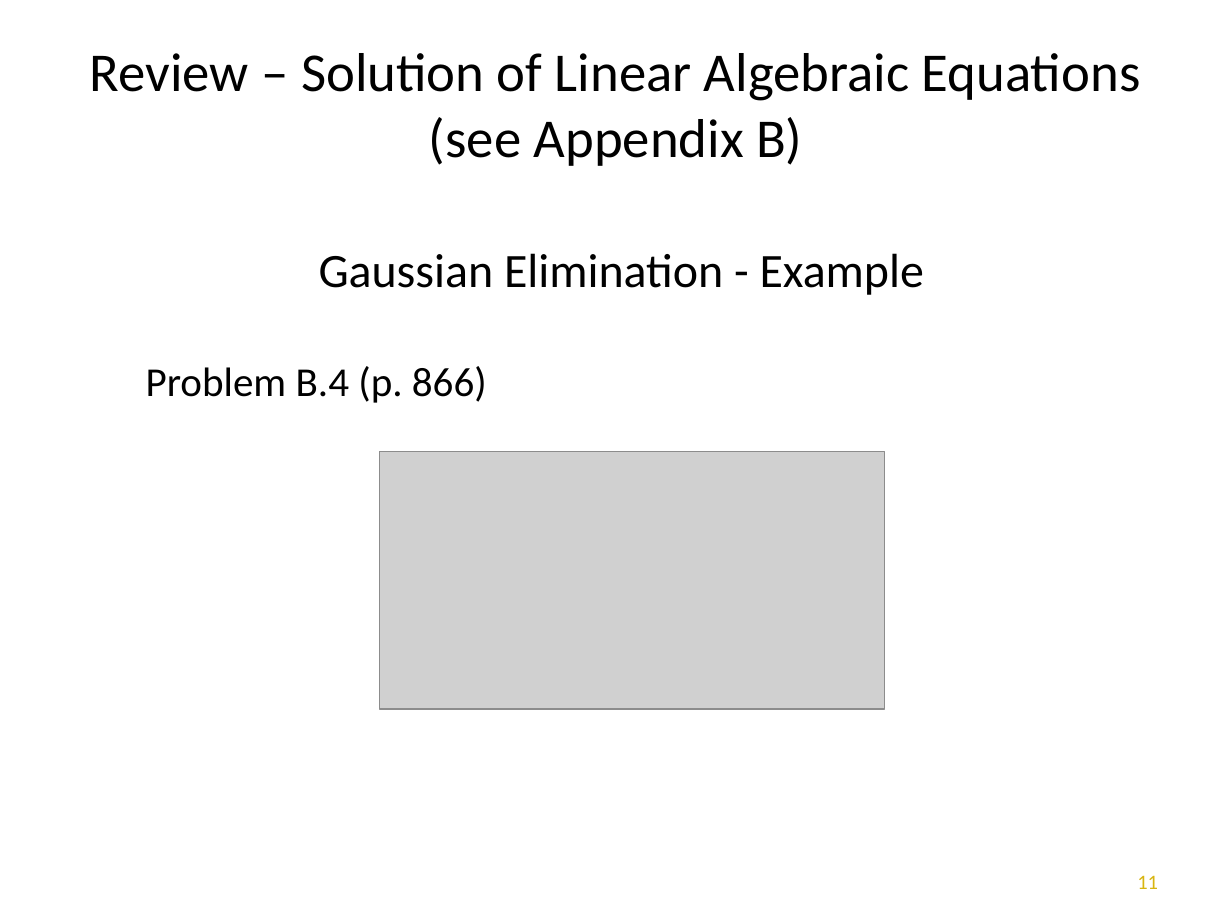
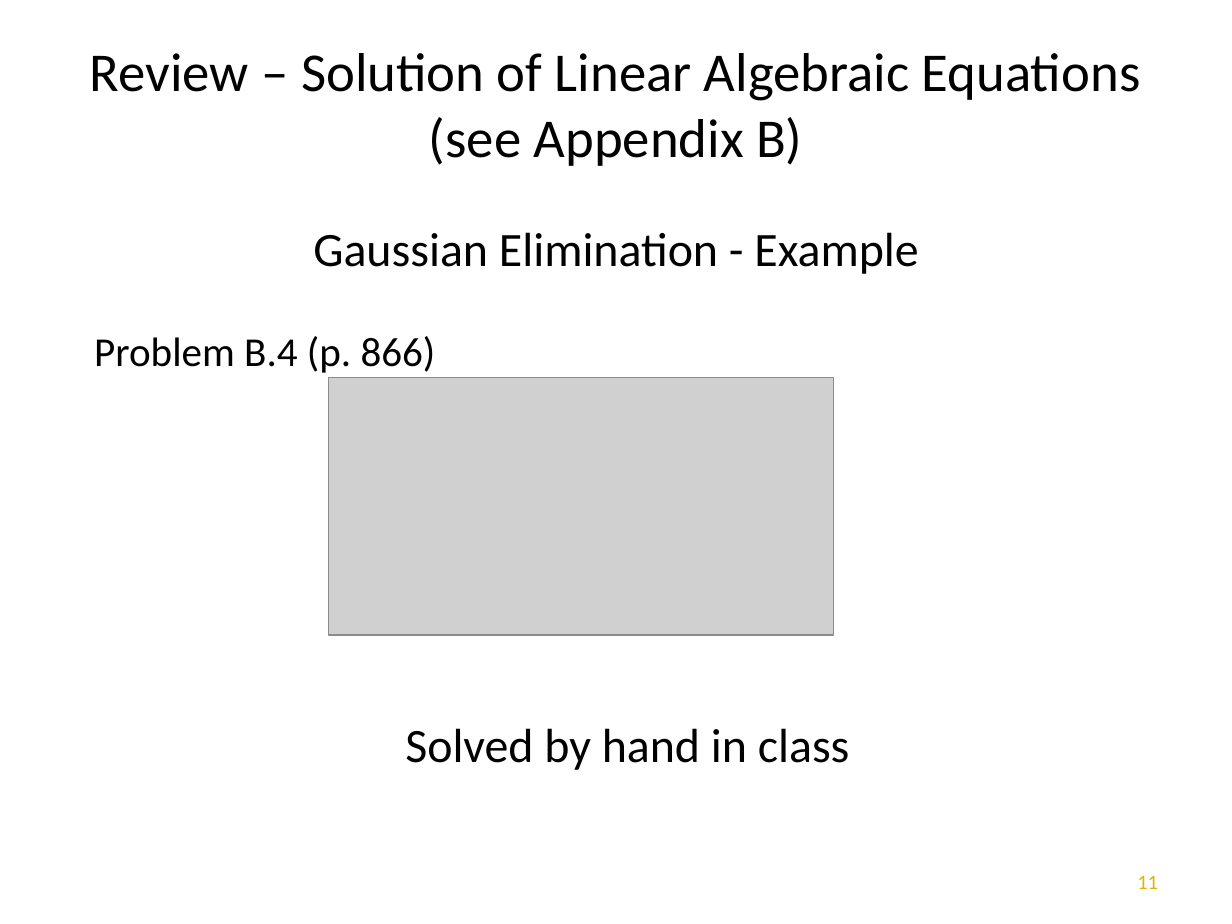
Before and after one commit to dgtaggart/mce466_f21, a slide deck: slide 11 of app.pptx. Drawn at 1232x924 pixels with LibreOffice and Linux fonts; fonts in the diff are those of the drawing; grey boxes stand for pictures; background and template pictures are left out. Boxes give left, top, right and bottom in pixels: in the first picture for what was removed or moved away, otherwise in the second. Text is boxed around its words. In the diff, an @@ line names an element or a change of style, - is before the commit and + after.

```diff
--- a/app.pptx
+++ b/app.pptx
@@ text "Gaussian Elimination - Example": place and size @@
-text "Gaussian Elimination - Example" at [319, 253, 924, 295]
+text "Gaussian Elimination - Example" at [313, 232, 918, 274]
@@ text "Problem B.4 (p. 866)": place and size @@
-text "Problem B.4 (p. 866)" at [146, 366, 487, 403]
+text "Problem B.4 (p. 866)" at [94, 336, 436, 373]
@@ picture: place and size @@
-picture at [379, 452, 885, 710]
+picture at [329, 378, 834, 636]
@@ text added at [405, 728, 850, 770], 28 pt, text #000000 @@
+Solved by hand in class
```
Also in this commit, not shown: 1 other slide changed, 2 slides added, 1 other file.
